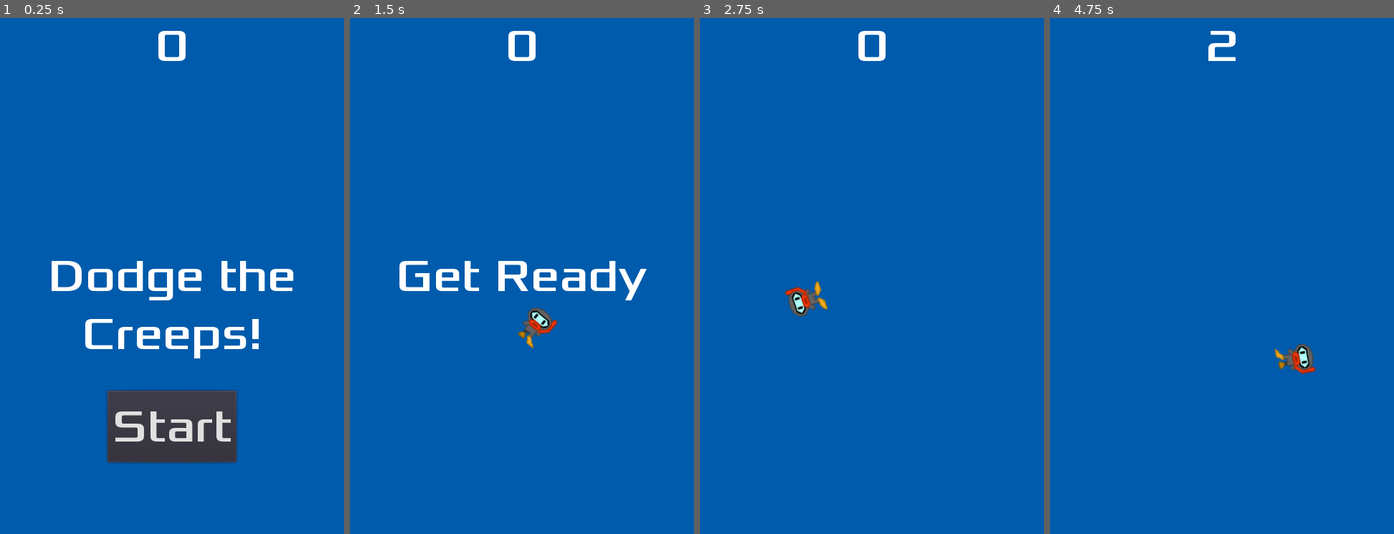
Above: before the commit, frames 1-4 (left to right).
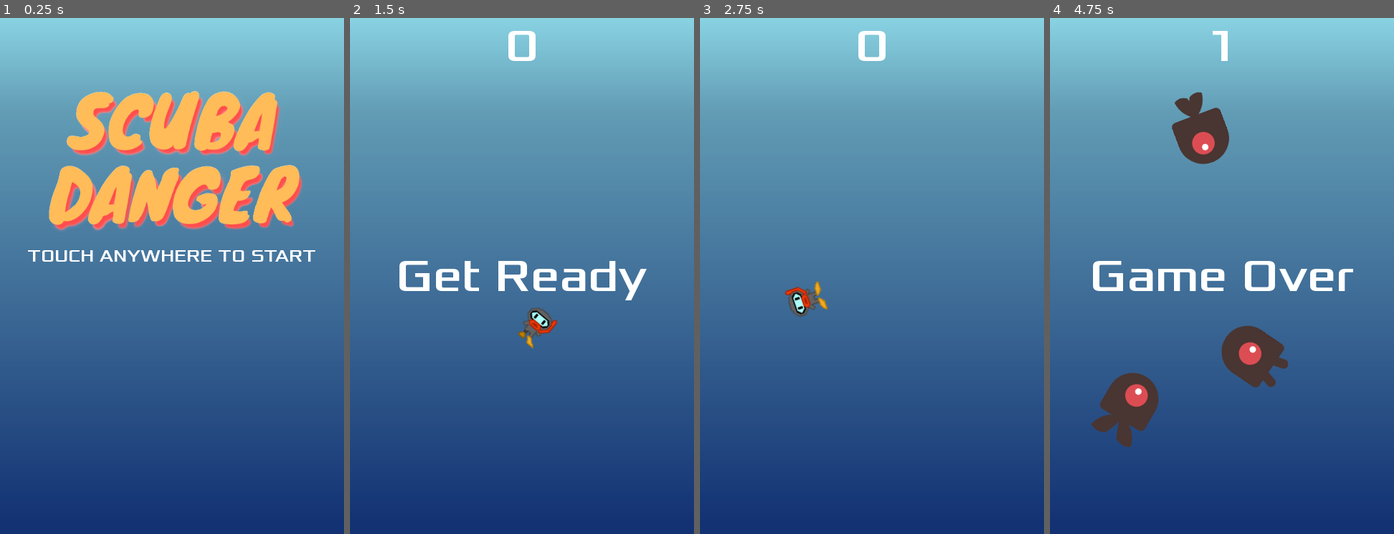
Above: after the commit, the same moments.

Repository: dhAlcojor/dodge
Game: Godot game, scene res://SplashScene.tscn
Two runs of this game, one before a commit and one after it. Both use one fixed random seed, a clock stepped at 60 frames per second and the inputs below. Before the commit the project starts from res://Main.tscn.
Inputs (mouse positions are in pixels of both pictures, inside the frame that each line leads up to):
- Up to frame 1 (0.25 s): no input
- Up to frame 2 (1.5 s): click (522, 425) at 0.5 s, where only the run before the commit has a clickable "Start"; tap Enter at 1.25 s; move the mouse to (597, 250) at 1.27 s; click (597, 250) at 1.42 s
- Up to frame 3 (2.75 s): move the mouse to (803, 301) at 2.02 s; click (803, 301) at 2.17 s
- Up to frame 4 (4.75 s): move the mouse to (1256, 162) at 2.77 s; click (1256, 162) at 2.92 s; move the mouse to (1204, 379) at 3.52 s; click (1204, 379) at 3.67 s; move the mouse to (1325, 353) at 4.27 s; click (1325, 353) at 4.42 s

The runs differ from the first frame. In frame 1, 100% of the frame differs, in the area x 0-100%, y 0-100%; in frame 2, 98%; in frame 3, 99%; in frame 4, 100%.

Commit message:
Create splash screen, Use gradient in Main scene, Better HUD

Diff:
--- a/HUD.gd
+++ b/HUD.gd
@@ -12,9 +12,9 @@
   $Message.hide()
 
 
-func _on_StartButton_pressed() -> void:
-  $StartButton.hide()
-  emit_signal('start_game')
+#func _on_StartButton_pressed() -> void:
+  #$StartButton.hide()
+  #emit_signal('start_game')
 
 
 func show_message(text):
@@ -29,13 +29,15 @@
   # Wait until the MessageTimer has counted down
   yield($MessageTimer, 'timeout')
 
-  $Message.text = 'Dodge the Creeps!'
-  $Message.show()
+  $Instructions.show()
 
   # Make a one-shot timer and wait for it to finish
   yield(get_tree().create_timer(1), 'timeout')
-  $StartButton.show()
 
 
 func update_score(score):
   $ScoreLabel.text = str(score)
+
+
+func hideInstructions():
+  $Instructions.hide()
--- a/HUD.tscn
+++ b/HUD.tscn
@@ -7,21 +7,34 @@
 size = 64
 font_data = ExtResource( 1 )
 
-[sub_resource type="InputEventAction" id=2]
-action = "ui_select"
-
-[sub_resource type="ShortCut" id=3]
-shortcut = SubResource( 2 )
+[sub_resource type="DynamicFont" id=2]
+size = 24
+font_data = ExtResource( 1 )
 
 [node name="HUD" type="CanvasLayer"]
 script = ExtResource( 2 )
 
 [node name="ScoreLabel" type="Label" parent="."]
 anchor_right = 1.0
+margin_right = 3.05176e-05
 margin_bottom = 78.0
 custom_fonts/font = SubResource( 1 )
 text = "0"
 align = 1
+__meta__ = {
+"_edit_use_anchors_": false
+}
+
+[node name="Instructions" type="Label" parent="."]
+visible = false
+anchor_right = 1.0
+margin_top = 360.0
+margin_right = 3.05176e-05
+margin_bottom = 438.0
+custom_fonts/font = SubResource( 2 )
+text = "TOUCH ANYWHERE TO START"
+align = 1
+valign = 1
 __meta__ = {
 "_edit_use_anchors_": false
 }
@@ -37,24 +50,7 @@
 align = 1
 autowrap = true
 
-[node name="StartButton" type="Button" parent="."]
-anchor_left = 0.5
-anchor_top = 1.0
-anchor_right = 0.5
-anchor_bottom = 1.0
-margin_left = -90.0
-margin_top = -200.0
-margin_right = 90.0
-margin_bottom = -100.0
-custom_fonts/font = SubResource( 1 )
-shortcut = SubResource( 3 )
-text = "Start"
-__meta__ = {
-"_edit_use_anchors_": false
-}
-
 [node name="MessageTimer" type="Timer" parent="."]
 wait_time = 2.0
 one_shot = true
-[connection signal="pressed" from="StartButton" to="." method="_on_StartButton_pressed"]
 [connection signal="timeout" from="MessageTimer" to="." method="_on_MessageTimer_timeout"]
--- a/Main.gd
+++ b/Main.gd
@@ -2,28 +2,38 @@
 
 export (PackedScene) var Mob
 var score
+var game_started = false
 
 
 # Called when the node enters the scene tree for the first time.
 func _ready():
   randomize()
+  new_game()
+
+
+func _input(event: InputEvent) -> void:
+  if event is InputEventScreenTouch and event.is_pressed() and !game_started:
+    new_game()
 
 
 func game_over():
   $ScoreTimer.stop()
   $MobTimer.stop()
-  $HUD.show_game_over()
-  get_tree().call_group("mobs", "queue_free")
+  yield($HUD.show_game_over(), 'completed')
+  get_tree().call_group('mobs', 'queue_free')
   $Music.stop()
   $DeathSound.play()
+  game_started = false
 
 
 func new_game():
   score = 0
   $Player.start($StartPosition.position)
   $StartTimer.start()
+  game_started = true
   $HUD.update_score(score)
-  $HUD.show_message("Get Ready")
+  $HUD.hideInstructions()
+  $HUD.show_message('Get Ready')
   $Music.play()
 
 
@@ -51,5 +61,5 @@
 
 
 func _on_StartTimer_timeout():
-  #$MobTimer.start()
+  $MobTimer.start()
   $ScoreTimer.start()
--- a/Main.tscn
+++ b/Main.tscn
@@ -6,6 +6,7 @@
 [ext_resource path="res://HUD.tscn" type="PackedScene" id=4]
 [ext_resource path="res://art/House In a Forest Loop.ogg" type="AudioStream" id=5]
 [ext_resource path="res://art/gameover.wav" type="AudioStream" id=6]
+[ext_resource path="res://art/bg.png" type="Texture" id=7]
 
 [sub_resource type="Curve2D" id=1]
 _data = {
@@ -16,13 +17,9 @@
 script = ExtResource( 1 )
 Mob = ExtResource( 2 )
 
-[node name="ColorRect" type="ColorRect" parent="."]
-anchor_right = 1.0
-anchor_bottom = 1.0
-color = Color( 0, 0.360784, 0.678431, 1 )
-__meta__ = {
-"_edit_use_anchors_": false
-}
+[node name="bg" type="Sprite" parent="."]
+texture = ExtResource( 7 )
+centered = false
 
 [node name="Player" parent="." instance=ExtResource( 3 )]
 
--- /dev/null
+++ b/SplashScene.gd
@@ -0,0 +1,6 @@
+extends Node
+
+
+func _input(event):
+  if event is InputEventScreenTouch and event.is_pressed():
+    get_tree().change_scene("res://Main.tscn")
--- /dev/null
+++ b/SplashScene.tscn
@@ -0,0 +1,37 @@
+[gd_scene load_steps=6 format=2]
+
+[ext_resource path="res://art/bg.png" type="Texture" id=1]
+[ext_resource path="res://art/Scuba Danger logo.png" type="Texture" id=2]
+[ext_resource path="res://fonts/Xolonium-Regular.ttf" type="DynamicFontData" id=3]
+[ext_resource path="res://SplashScene.gd" type="Script" id=4]
+
+[sub_resource type="DynamicFont" id=1]
+size = 24
+font_data = ExtResource( 3 )
+
+[node name="Node" type="Node"]
+script = ExtResource( 4 )
+
+[node name="bg" type="Sprite" parent="."]
+texture = ExtResource( 1 )
+centered = false
+
+[node name="Scuba Danger logo" type="Sprite" parent="."]
+position = Vector2( 240.25, 191.947 )
+scale = Vector2( 0.76342, 0.76342 )
+texture = ExtResource( 2 )
+
+[node name="Label" type="Label" parent="."]
+anchor_top = 1.0
+anchor_right = 1.0
+anchor_bottom = 1.0
+margin_top = -412.131
+margin_right = 3.05176e-05
+margin_bottom = -364.131
+custom_fonts/font = SubResource( 1 )
+text = "TOUCH ANYWHERE TO START"
+align = 1
+valign = 1
+__meta__ = {
+"_edit_use_anchors_": false
+}
--- a/project.godot
+++ b/project.godot
@@ -16,7 +16,7 @@
 [application]
 
 config/name="Scuba Danger"
-run/main_scene="res://Main.tscn"
+run/main_scene="res://SplashScene.tscn"
 config/icon="res://icon.png"
 config/Version="1.0.0"
 
--- /dev/null
+++ b/sea_texture.tres
@@ -0,0 +1,7 @@
+[gd_resource type="GradientTexture" load_steps=2 format=2]
+
+[sub_resource type="Gradient" id=1]
+colors = PoolColorArray( 0, 0.0814514, 0.613281, 1, 1, 1, 1, 1 )
+
+[resource]
+gradient = SubResource( 1 )
Not shown: 1 places in HUD.tscn that only renumber resources
Not shown: 1 places in Main.tscn that only renumber resources
Binary file added: art/Scuba Danger logo.png
Not shown, added: art/Scuba Danger logo.png.import
Binary file added: art/bg.png
Not shown, added: art/bg.png.import
